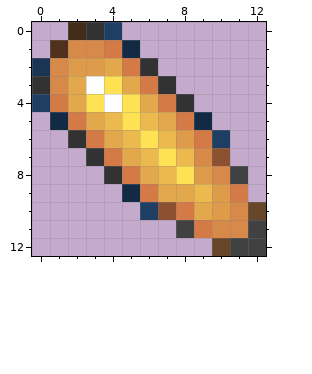
Pixel-art sprite, stored at res/bullet-right.png. Above is the file before it was changed.
The file is 13x13 pixels.
The result:
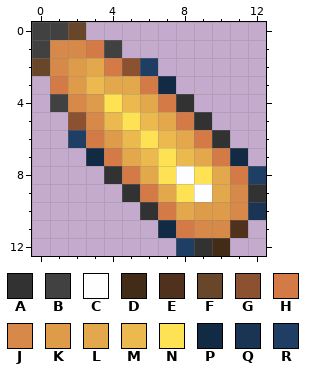
Palette (. is transparent): A #323232  B #414141  C #fefefe  D #422b17  E #50311d  F #684629  G #8b5131  H #d37a46  J #d78949  K #de9b4a  L #e4a84c  M #ebb94e  N #fee253  P #132a45  Q #1a3554  R #1f3e63
Edits made:
Changed rows in their new state; - is an unchanged pixel.
first column x 0:
 0 BBF..--------
 1 BJ-HB.-------
 2 F--LHGR------
 3 .HKML--P-----
 4 .BJKNM-------
 5 -.GJ-----A---
 6 --R-K---L-A--
 7 ---P-----LHP-
 8 -------NCNLHR
 9 -----A--NCLJA
10 ------AHLK--Q
11 -------PHJ-E.
12 --------RAD..
Boxes around the changes in both pictures, in picture pixels (x1, y1, x2, y2):
changed: (32, 22, 266, 256)
